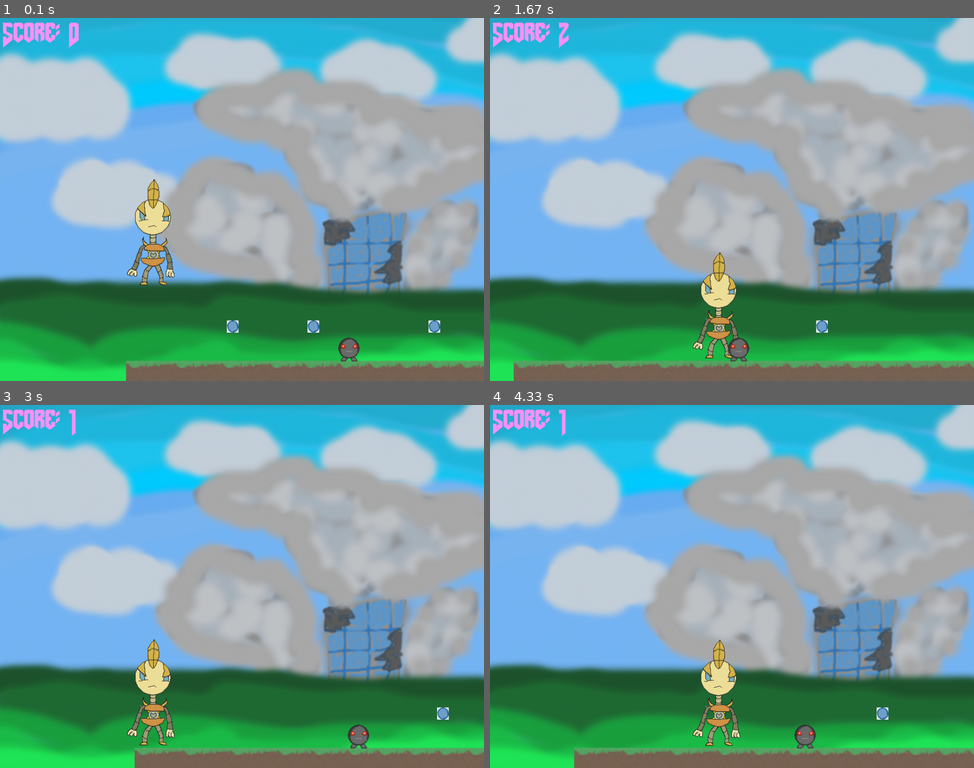
Above: before the commit, frames 1-4 (two rows, left to right).
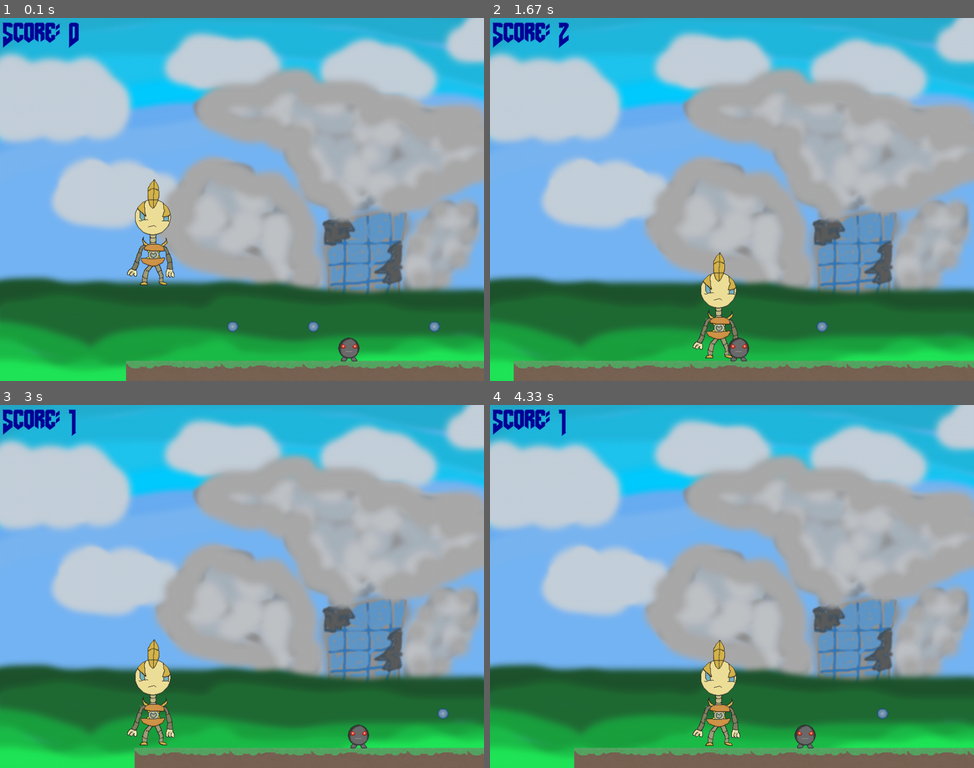
Above: after the commit, the same moments.

Repository: MakerBox-NZ/pygame_zach
Game: pygame game, started from zachGame.py
Two runs of this game, one before a commit and one after it. Both use one fixed random seed, a clock stepped at 60 frames per second and the inputs below.
Inputs:
- Up to frame 1 (0.1 s): no input
- Up to frame 2 (1.67 s): hold Right 0.33-0.8 s; hold Up 0.83-1.13 s; hold Right 1.17-1.63 s
- Up to frame 3 (3 s): hold Left 1.67-2.2 s; hold Down 2.23-2.53 s; hold Left 2.57-2.97 s
- Up to frame 4 (4.33 s): hold Up 3-3.37 s; hold Right 3.4-4.03 s; hold Down from 4.07 s (still down)

The runs differ from the first frame. In frame 1, 1.2% of the frame differs, in the area x 0-100%, y 1-97%; in frame 2, 1.2%; in frame 3, 1.0%; in frame 4, 1.1%.

Commit message:
Fixed Alpha Channel Bugs, Added Platforms

Diff:
--- a/zachGame.py
+++ b/zachGame.py
@@ -12,7 +12,7 @@
 
 def stats(score):
     #display text,1,color(rgb)
-    text_score = myfont.render("Score: "+str(score), 1, (250,147,248))
+    text_score = myfont.render("Score: "+str(score), 1, (0,5,151))
     screen.blit(text_score, (4, 4))
 
 class Player(pygame.sprite.Sprite):
@@ -130,35 +130,40 @@
    def level1():
        #create level 1
        platform_list = pygame.sprite.Group()
-       block = Platform(0, 680, 119, 62,os.path.join('images','ground_grass.png'))
-       platform_list.add(block) #after each block
-       block = Platform(94, 680, 119, 62,os.path.join('images','ground_grass.png'))
-       platform_list.add(block) #after each block
-       block = Platform(188, 680, 119, 62,os.path.join('images','ground_grass.png'))
-       platform_list.add(block) #after each block
-       block = Platform(282, 680, 119, 62,os.path.join('images','ground_grass.png'))
-       platform_list.add(block) #after each block
-       block = Platform(350, 680, 119, 62,os.path.join('images','ground_grass.png'))
-       platform_list.add(block) #after each block
-       block = Platform(420, 680, 119, 62,os.path.join('images','ground_grass.png'))
-       platform_list.add(block) #after each block
-       block = Platform(480, 680, 119, 62,os.path.join('images','ground_grass.png'))
-       platform_list.add(block) #after each block
-       block = Platform(540, 680, 119, 62,os.path.join('images','ground_grass.png'))
-       platform_list.add(block) #after each block
-       block = Platform(600, 680, 119, 62,os.path.join('images','ground_grass.png'))
-       platform_list.add(block) #after each block
-       block = Platform(660, 680, 119, 62,os.path.join('images','ground_grass.png'))
-       platform_list.add(block) #after each block
-       block = Platform(720, 680, 119, 62,os.path.join('images','ground_grass.png'))
-       platform_list.add(block) #after each block
-       block = Platform(780, 680, 119, 62,os.path.join('images','ground_grass.png'))
-       platform_list.add(block) #after each block
-       block = Platform(840, 680, 119, 62,os.path.join('images','ground_grass.png'))
-       platform_list.add(block) #after each block
-       block = Platform(900, 680, 119, 62,os.path.join('images','ground_grass.png'))
-       platform_list.add(block) #after each block
-
+       #the grass
+       block = Platform(0, 680, 240, 62,os.path.join('images','ground_grass.png'))
+       platform_list.add(block) #after each block
+      # block = Platform(94, 680, 119, 62,os.path.join('images','ground_grass.png'))
+       #platform_list.add(block) #after each block
+       block = Platform(188, 680, 240, 62,os.path.join('images','ground_grass.png'))
+       platform_list.add(block) #after each block
+       #block = Platform(282, 680, 119, 62,os.path.join('images','ground_grass.png'))
+       #platform_list.add(block) #after each block
+       block = Platform(350, 680, 240, 62,os.path.join('images','ground_grass.png'))
+       platform_list.add(block) #after each block
+       #block = Platform(420, 680, 119, 62,os.path.join('images','ground_grass.png'))
+       platform_list.add(block) #after each block
+       #block = Platform(480, 680, 119, 62,os.path.join('images','ground_grass.png'))
+       platform_list.add(block) #after each block
+       block = Platform(540, 680, 240, 62,os.path.join('images','ground_grass.png'))
+       #platform_list.add(block) #after each block
+       #block = Platform(600, 680, 119, 62,os.path.join('images','ground_grass.png'))
+       platform_list.add(block) #after each block
+       block = Platform(660, 680, 240, 62,os.path.join('images','ground_grass.png'))
+       #platform_list.add(block) #after each block
+       #block = Platform(720, 680, 119, 62,os.path.join('images','ground_grass.png'))
+       platform_list.add(block) #after each block
+       block = Platform(780, 680, 120, 62,os.path.join('images','ground_grass.png'))
+       platform_list.add(block) #after each block
+       #block = Platform(840, 680, 119, 62,os.path.join('images','ground_grass.png'))
+       #platform_list.add(block) #after each block
+       block = Platform(900, 680, 120, 62,os.path.join('images','ground_grass_rightslope.png'))
+       platform_list.add(block) #after each block
+       #the platforms
+       block = Platform(1130, 530, 152, 300,os.path.join('images','platform_os_1.png'))
+       platform_list.add(block) #after each block
+       block = Platform(1350, 400, 152, 400,os.path.join('images','platform_os_1.png'))
+       platform_list.add(block) #after each block
 
        return platform_list #at end of function level1
 
@@ -208,7 +213,7 @@
 #code runs once
 screenX = 960 #screen width
 screenY = 720 #screen height
-alpha = (0,255,0)
+alpha = (0,0,0)
 black = (1,1,1)
 white = (255, 255, 255)
 
Binary file changed: images/ground_grass.png
Binary file added: images/ground_grass_rightslope.png
Binary file changed: images/hero.png
Binary file changed: images/loot.png
Binary file changed: images/platform_os_1.png
Binary file removed: images/platform_os_2.png
Not shown, added: images/ground_grass_rightslope.png~
Not shown, added: images/hero.png~
Not shown, added: images/loot.png~
Not shown, added: images/platform_os_1.png~
